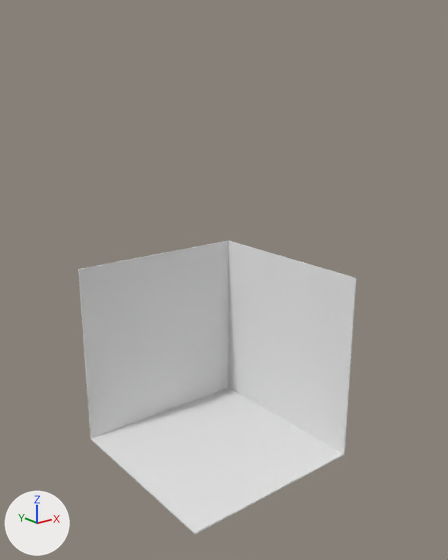
A saved change to the Blender file House builder/Assets/Models/Templates/Template_Room.blend.
Both versions are drawn from a camera (50 mm lens) standing at (-7.39, -9.56, 7.64) and looking at (0.09, -0.21, 3.9). The lights are fixed; the arrows at lower left show +X, +Y and +Z.
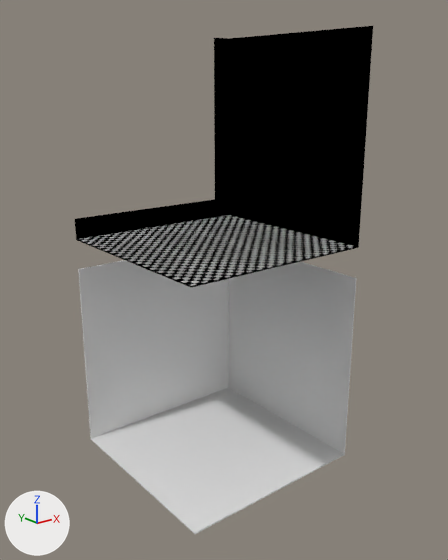
Where the newer file only moved an object's origin or applied its transform, the numbers keep the older frame.

Location of each change, [x1, y1, x2, y2] in pixels of the pictures (448 x 560 px):
'Room_Borderless', added (black): after [75, 26, 373, 287]

The edits, one by one:
Picture 'Bathroom_texture' (img_bathroom_texture) is new.
Material 'Material_room.001' (mat_material_room_001) is new.
Its texture is img_bathroom_texture.
Mesh me_plane is new.
It has 26 vertices, 24 faces and spans x -1.01..1.01, y -1.01..1.01, z -1.01..1.01.
It uses material mat_material_room_001 (picture img_bathroom_texture).
Object 'Room_Borderless' (ob_room_borderless) is new; it shows me_plane.
Its location is (0.01, 0.01, 6.63).
Its scale is (2.0, 2.0, 2.0).
